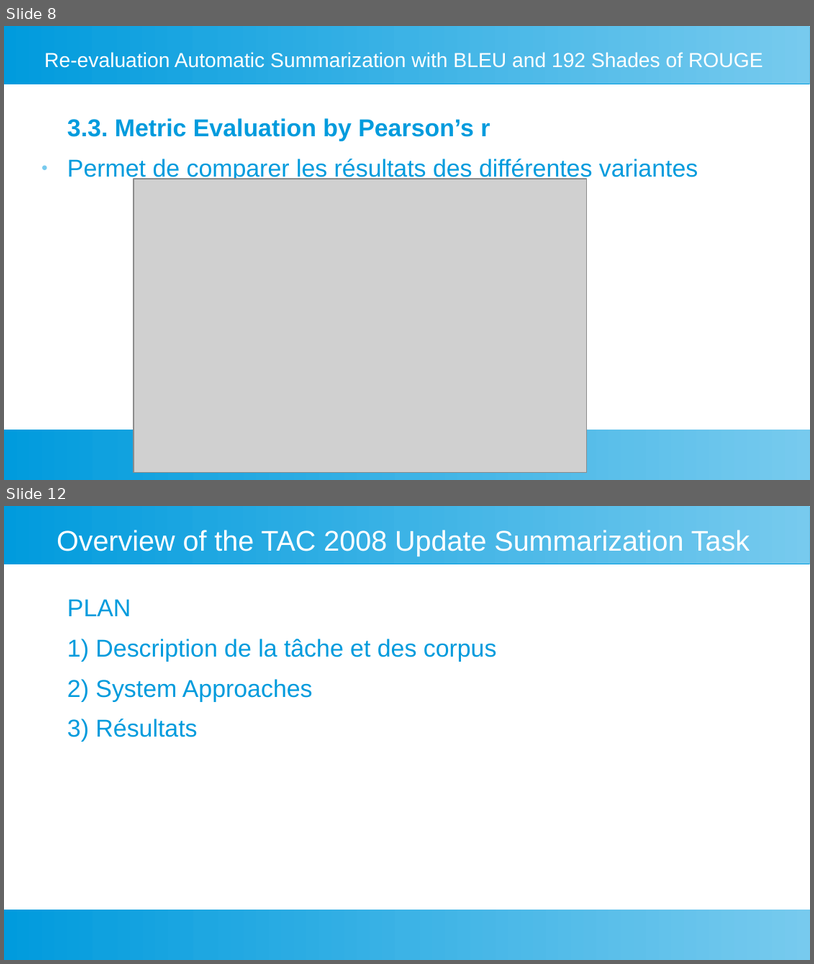
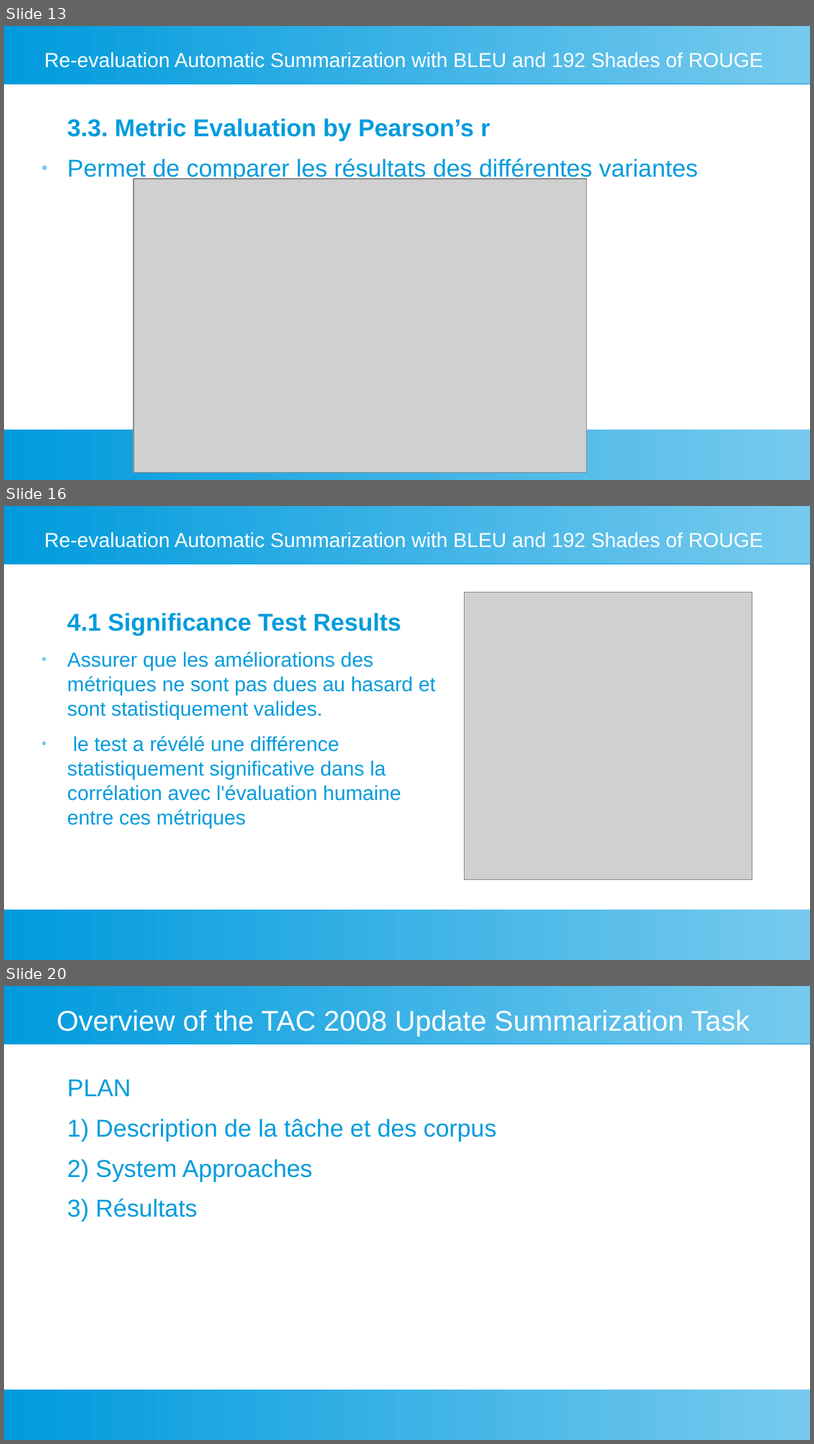
Before and after one commit to fannybachey/stage_2024, a slide deck: presentation/presentation_2.odp. Shown one above the other, each under a label of ours: slides 8 and 12 before the commit, slides 13, 16 and 20 after it; the slides between them are not shown. The pictures are 814x964 and 814x1444 pixels, drawn with LibreOffice and Linux fonts; fonts in the diff are those of the drawing; grey boxes stand for pictures. Boxes give left, top, right and bottom in pixels: in the first picture for what was removed or moved away, otherwise in the second. Text is boxed around its words. In the diff, an @@ line names an element or a change of style, - is before the commit and + after.

```diff
--- a/presentation/presentation_2.odp
+++ b/presentation/presentation_2.odp
@@ slide 16 added at (4, 506, 810, 960), background #FFFFFF; not listed: 2 template elements that a slide beside it also shows @@
@@ title added at (44, 532, 764, 548), 20 pt, text #FFFFFF @@
+Re-evaluation Automatic Summarization with BLEU and 192 Shades of ROUGE
@@ text added at (67, 613, 436, 828), 20 pt, text #009BDD @@
+4.1 Significance Test Results
+● Assurer que les améliorations des métriques ne sont pas dues au hasard et sont statistiquement valides.
+● le test a révélé une différence statistiquement significative dans la corrélation avec l'évaluation humaine entre ces métriques
@@ picture added at (465, 592, 754, 880) @@
@@ what was slide 8 is now slide 13 @@
@@ what was slide 12 is now slide 20 @@
```
Also in this commit, not shown: 4 slides changed, 10 other slides added, 1 slide removed.
